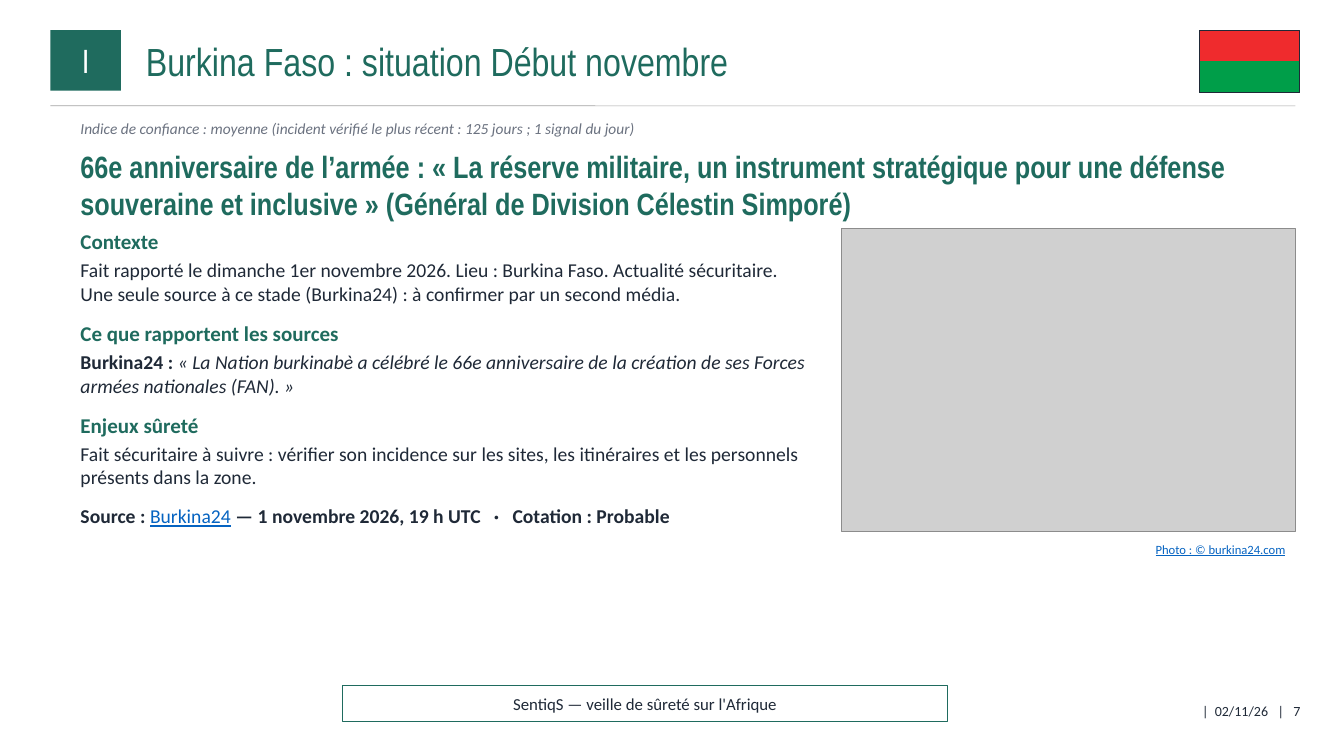
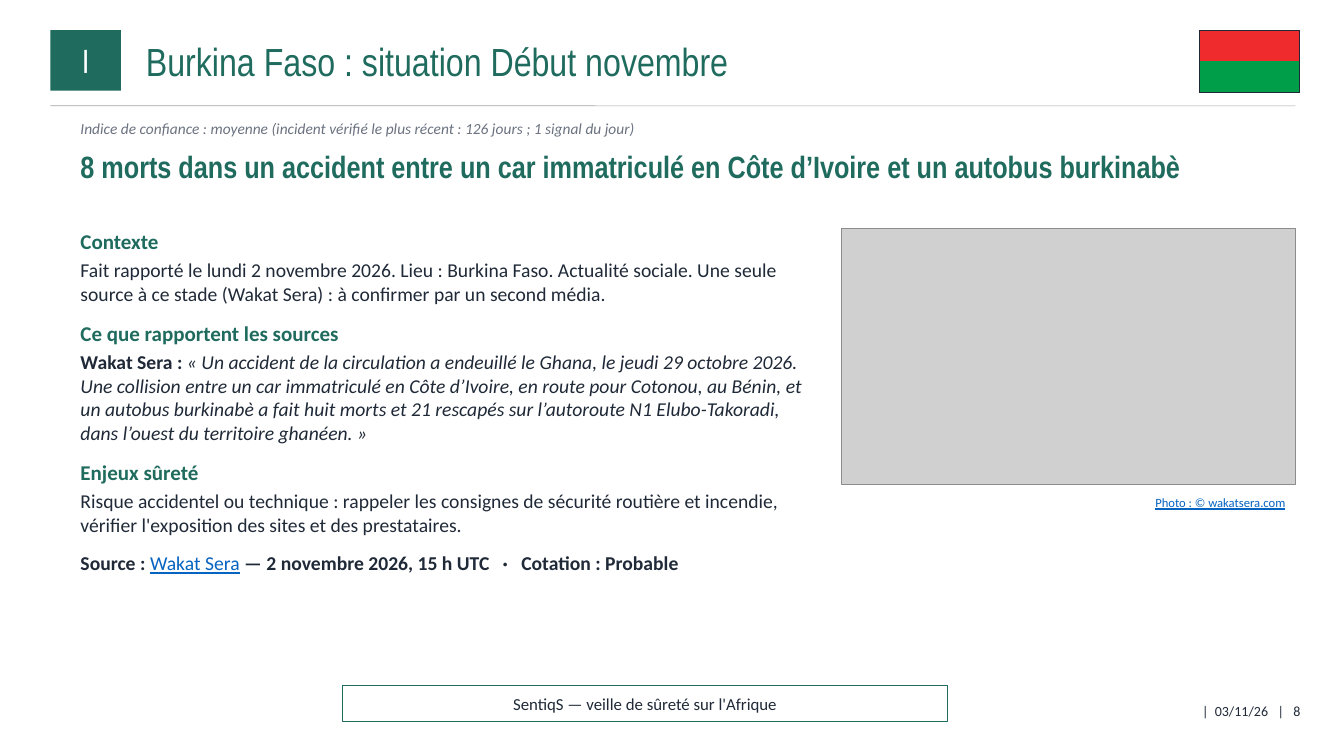
Before and after one commit to ytl1-ops/SentiqS, a slide deck: slide 8 of web/rapports/mensuel/2026-11.pptx (slide 7 before the commit). Drawn at 1344x756 pixels with LibreOffice and Linux fonts; fonts in the diff are those of the drawing; grey boxes stand for pictures. Boxes give left, top, right and bottom in pixels: in the first picture for what was removed or moved away, otherwise in the second. Text is boxed around its words. In the diff, an @@ line names an element or a change of style, - is before the commit and + after.

```diff
--- a/web/rapports/mensuel/2026-11.pptx
+++ b/web/rapports/mensuel/2026-11.pptx
@@ text at <box>80,123,634,137</box>: text changed @@
-Indice de confiance : moyenne (incident vérifié le plus récent : 125 jours ; 1 signal du jour)
+Indice de confiance : moyenne (incident vérifié le plus récent : 126 jours ; 1 signal du jour)
@@ text at <box>80,155,1180,179</box>: text changed @@
-66e anniversaire de l’armée : « La réserve militaire, un instrument stratégique pour une défense souveraine et inclusive » (Général de Division Célestin Simporé)
+8 morts dans un accident entre un car immatriculé en Côte d’Ivoire et un autobus burkinabè
@@ picture: place and size @@
-picture at <box>842,229,1296,531</box>
+picture at <box>842,229,1296,485</box>
@@ text at <box>80,263,776,304</box>: text changed @@
-Fait rapporté le dimanche 1er novembre 2026. Lieu : Burkina Faso. Actualité sécuritaire. Une seule source à ce stade (Burkina24) : à confirmer par un second média.
+Fait rapporté le lundi 2 novembre 2026. Lieu : Burkina Faso. Actualité sociale. Une seule source à ce stade (Wakat Sera) : à confirmer par un second média.
@@ text at <box>80,355,802,444</box>: text changed @@
-Burkina24 : « La Nation burkinabè a célébré le 66e anniversaire de la création de ses Forces armées nationales (FAN). »
+Wakat Sera : « Un accident de la circulation a endeuillé le Ghana, le jeudi 29 octobre 2026. Une collision entre un car immatriculé en Côte d’Ivoire, en route pour Cotonou, au Bénin, et un autobus burkinabè a fait huit morts et 21 rescapés sur l’autoroute N1 Elubo-Takoradi, dans l’ouest du territoire ghanéen. »
@@ text at <box>80,494,778,574</box>: text changed @@
-Fait sécuritaire à suivre : vérifier son incidence sur les sites, les itinéraires et les personnels présents dans la zone.
-Source : Burkina24 — 1 novembre 2026, 19 h UTC · Cotation : Probable
+Risque accidentel ou technique : rappeler les consignes de sécurité routière et incendie, vérifier l'exposition des sites et des prestataires.
+Source : Wakat Sera — 2 novembre 2026, 15 h UTC · Cotation : Probable
@@ text at <box>1155,498,1285,510</box>: text changed @@
-Photo : © burkina24.com
+Photo : © wakatsera.com
@@ text at <box>1215,706,1300,717</box>: text changed @@
-| 02/11/26 | 7
+| 03/11/26 | 8
```
Also in this commit, not shown: 25 other slides changed, 6 slides added, 9 other files.
